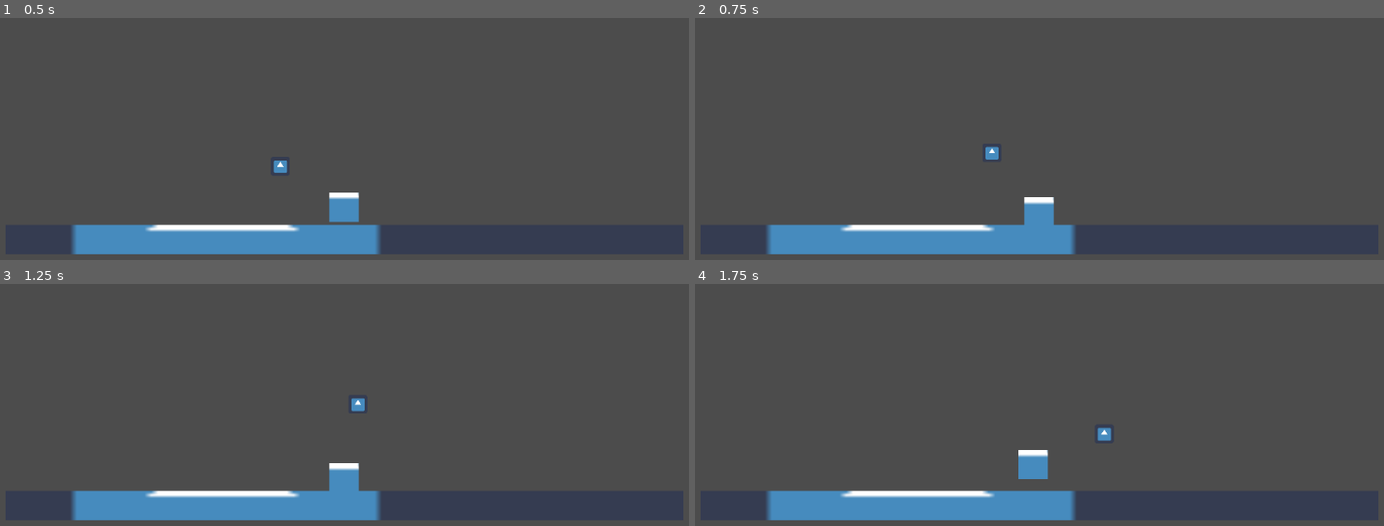
Above: before the commit, frames 1-4 (two rows, left to right).
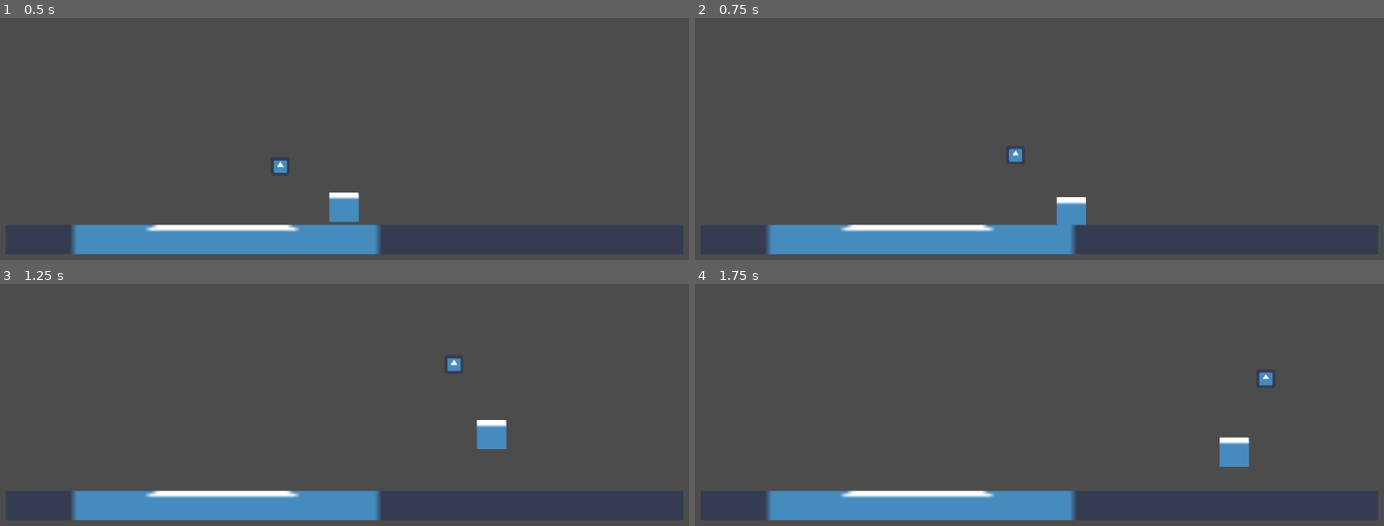
Above: after the commit, the same moments.

Repository: mdrgon1/GWJ-22-Spinzo
Game: Godot game, scene res://Main.tscn
The game is run twice, just before and just after one commit, with the same random seed, the same clock (stepped at 60 frames per second) and the same inputs. The engine's default icon, where the game draws it, is replaced by a stand-in: a white triangle on a blue panel in a dark square.
Inputs:
- Up to frame 1 (0.5 s): no input
- Up to frame 2 (0.75 s): hold Right (move_right) from 0.53 s (still down); hold X from 0.53 s (still down)
- Up to frame 3 (1.25 s): keep holding Right (move_right); keep holding X; tap W (jump) at 0.77 s
- Up to frame 4 (1.75 s): keep holding Right (move_right); release X at 1.28 s; tap E (throw_ball) at 1.35 s; tap W (jump) at 1.52 s; tap X at 1.55 s

Frame 1 is identical in both runs. In frame 2, 1.2% of the frame differs, in the area x 42-57%, y 53-86%; in frame 3, 1.2%; in frame 4, 1.3%, in the area x 46-84%, y 36-81%.

Commit message:
manage player state transitions from throwing state
transition in and out of player swinging state is done completely inside of ball's throwing.gd

Diff:
--- a/Project/Ball/Movement/Default.gd
+++ b/Project/Ball/Movement/Default.gd
@@ -60,7 +60,7 @@
 	print(rotations_per_sec)
 
 	if(latched):
-		owner.player.movement.target_velocity = -root_state.velocity
+		owner.player.movement.target_velocity = -root_state.velocity * 1.2
 		root_state.velocity = Vector2(0, 0)
 	else:
 		# somewhat adjust for player movement
--- a/Project/Ball/Movement/Throwing.gd
+++ b/Project/Ball/Movement/Throwing.gd
@@ -5,9 +5,14 @@
 var timer : float
 
 func enter(_args):
+	owner.player.movement.update_state("Falling")
+
 	timer = 0
 
 func run(delta):
+
+	if(root_state.velocity == Vector2(0, 0)):
+		return ["Default", false]
 
 	if(Input.is_action_just_released("throw_ball")):
 		return ["Default", false]
@@ -25,4 +30,5 @@
 		return ["Default", false]
 
 	if(Input.is_key_pressed(KEY_X)):
+		owner.player.movement.update_state("Swinging")	#force player into swinging state
 		return ["Default", true]
--- a/Project/Player/Movement/Running.gd
+++ b/Project/Player/Movement/Running.gd
@@ -12,6 +12,3 @@
 
 	if(!owner.is_on_floor()):
 		return "Falling"
-
-	if(Input.is_key_pressed(KEY_X)):
-		return "Swinging"
--- a/Project/Scripts/State.gd
+++ b/Project/Scripts/State.gd
@@ -32,6 +32,8 @@
 		print_debug("incorrect format for new_state\ncurrent state: ", current_state, current_state.name, "\nnew state: ", new_state, args)
 
 	if new_state in substates_map:
+		if(substates_map[new_state] == current_state):
+			return
 		substates_map[new_state].exit()
 		current_state = substates_map[new_state]
 		current_state.enter(args)
